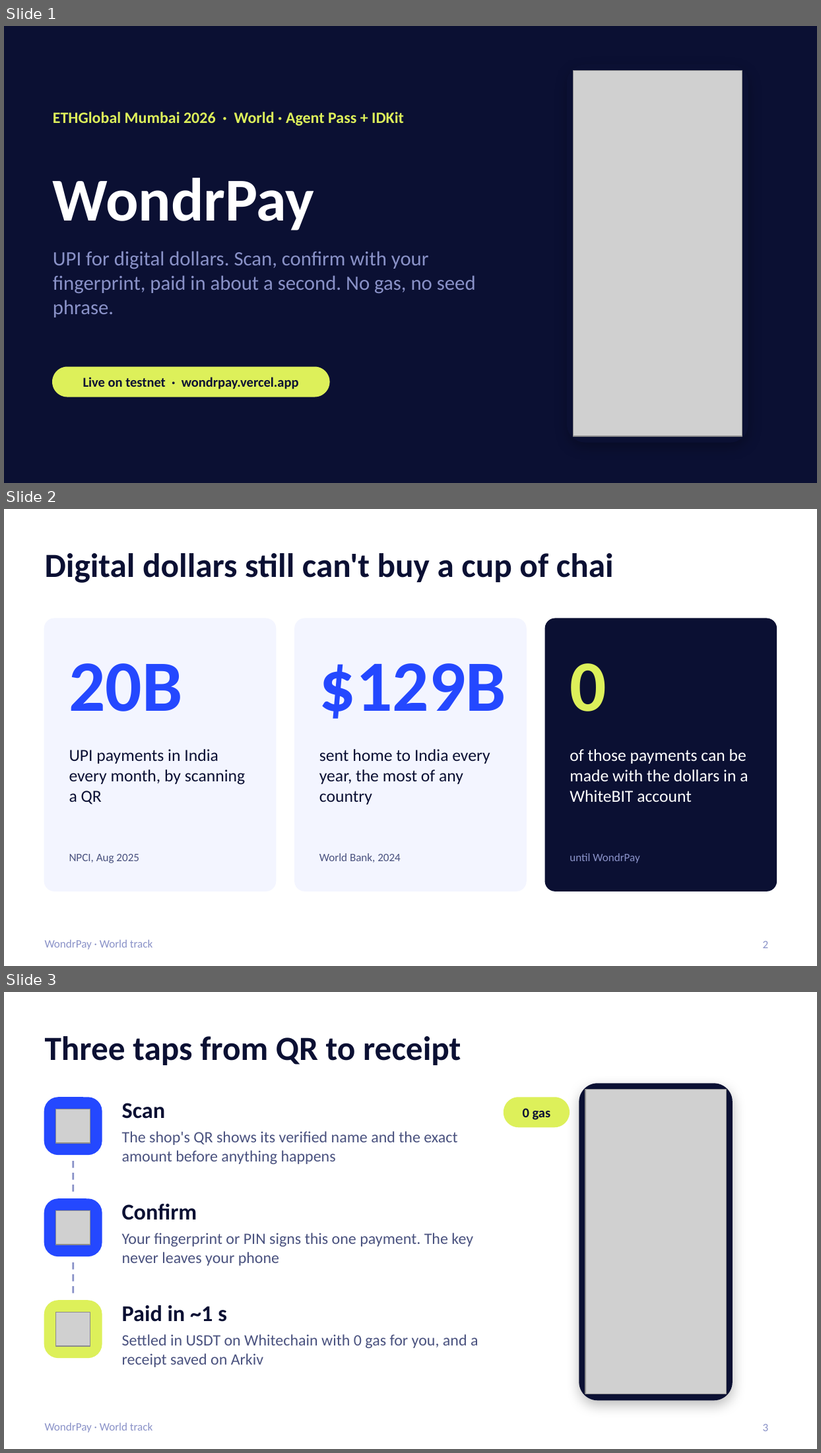
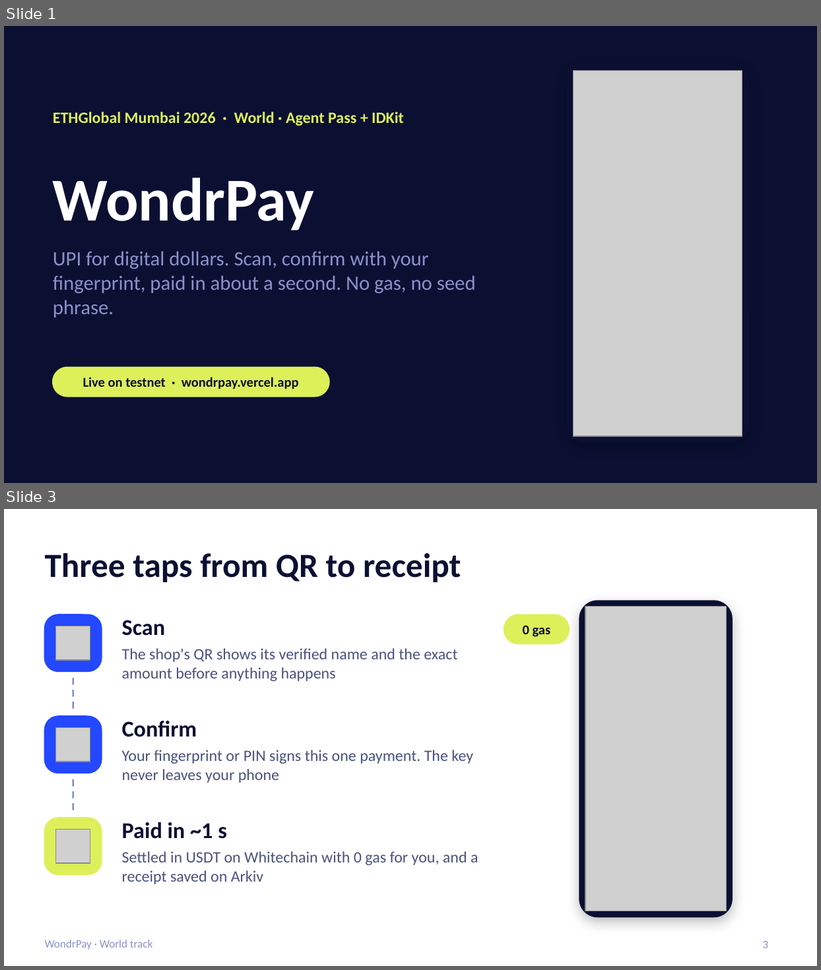
Before and after one commit to AmrendraTheCoder/whitepay, a slide deck: docs/pitch/decks/WondrPay-World.pptx. Shown one above the other, each under a label of ours: slides 1, 2 and 3 before the commit, slides 1 and 3 after it; the slides between them are not shown. The pictures are 821x1453 and 821x970 pixels, drawn with LibreOffice and Linux fonts; fonts in the diff are those of the drawing; grey boxes stand for pictures. Boxes give left, top, right and bottom in pixels: in the first picture for what was removed or moved away, otherwise in the second. Text is boxed around its words. In the diff, an @@ line names an element or a change of style, - is before the commit and + after.

```diff
--- a/docs/pitch/decks/WondrPay-World.pptx
+++ b/docs/pitch/decks/WondrPay-World.pptx
@@ slide 2 removed at (4, 509, 817, 966), background #FFFFFF; not listed: 1 template element that a slide beside it also shows @@
@@ title removed at (45, 553, 614, 583) @@
-Digital dollars still can't buy a cup of chai
@@ rounded rectangle removed at (45, 619, 275, 891) @@
@@ rounded rectangle removed at (295, 619, 526, 891) @@
@@ rounded rectangle removed at (546, 619, 776, 891) @@
@@ text removed at (69, 663, 183, 712) @@
-20B
@@ text removed at (319, 663, 506, 719) @@
-$129B
@@ text removed at (570, 663, 606, 712) @@
-0
@@ text removed at (69, 749, 245, 805) @@
-UPI payments in India every month, by scanning a QR
@@ text removed at (319, 749, 490, 805) @@
-sent home to India every year, the most of any country
@@ text removed at (570, 749, 748, 802) @@
-of those payments can be made with the dollars in a WhiteBIT account
@@ text removed at (69, 854, 139, 863) @@
-NPCI, Aug 2025
@@ text removed at (319, 854, 401, 863) @@
-World Bank, 2024
@@ text removed at (570, 854, 640, 863) @@
-until WondrPay
@@ page number removed at (763, 941, 769, 949) @@
-2
```
Also in this commit, not shown: 1 slide changed, 1 slide added, 5 other files.
